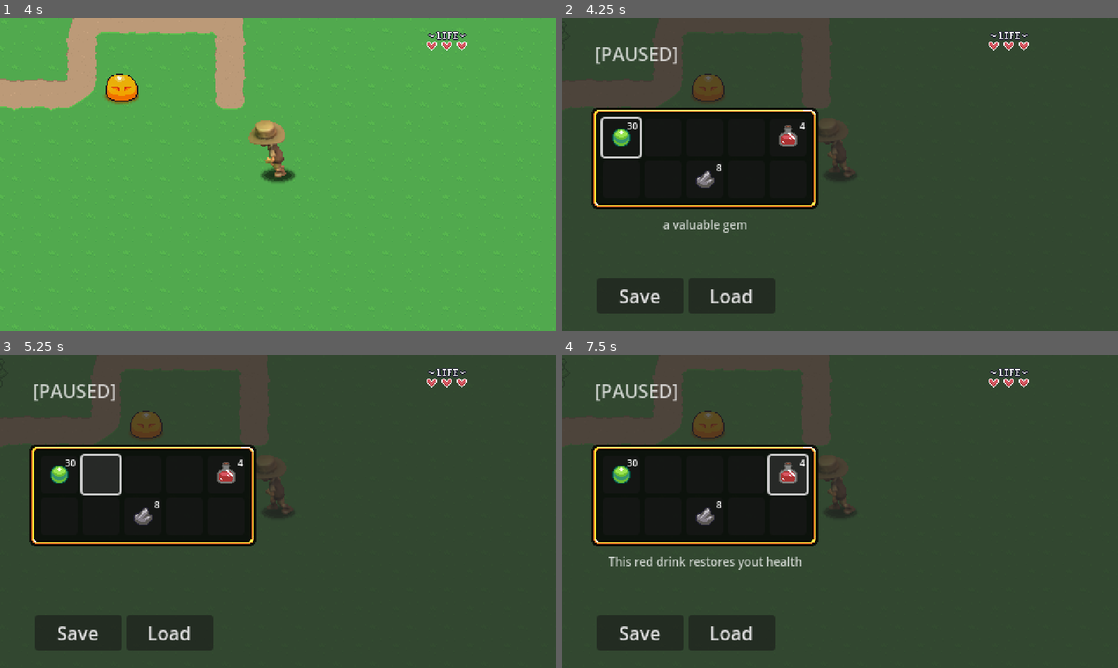
Above: before the commit, frames 1-4 (two rows, left to right).
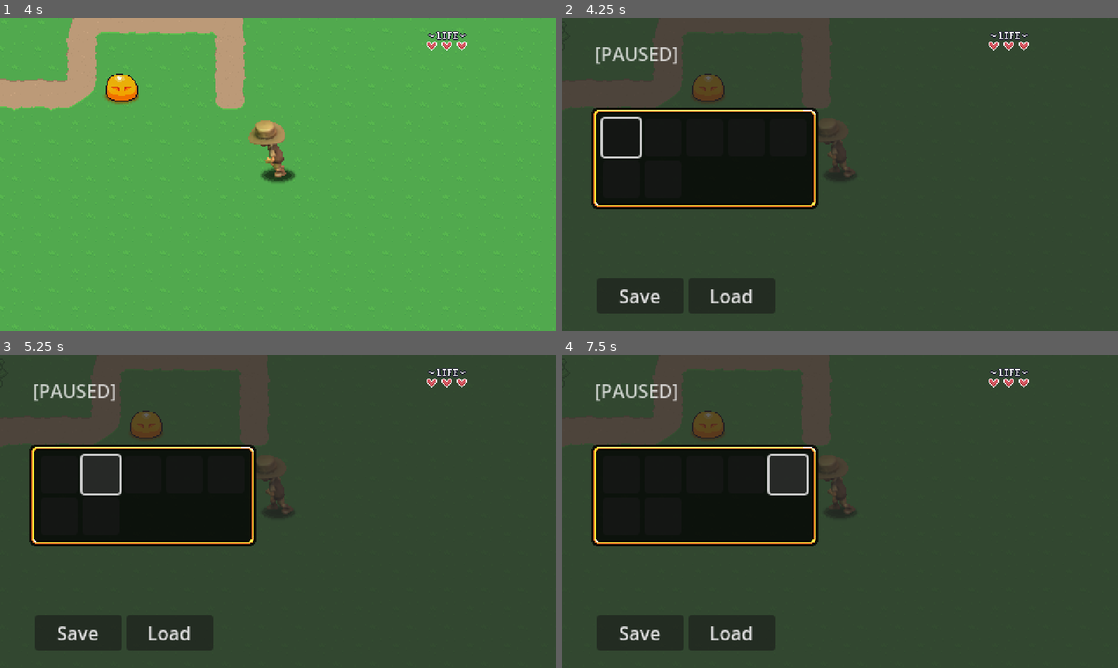
Above: after the commit, the same moments.

Repository: Pascal-Casier/michaelrpggameindy
Game: Godot game, scene res://playground.tscn
The game is run twice, just before and just after one commit, with the same random seed, the same clock (stepped at 60 frames per second) and the same inputs. Sound files missing from this copy of the repository are replaced by a short silence.
Inputs (mouse positions are in pixels of both pictures, inside the frame that each line leads up to):
- Up to frame 1 (4 s): tap Enter at 0.5 s; hold D (right) 0.53-1.28 s; hold Z (attack) 0.53-1.28 s; hold S (down) 1.28-2.03 s; tap Z (attack) at 1.35, 2.85 s; hold D (right) 2.03-2.78 s; hold Z (attack) 2.03-2.78 s; hold W (up) 2.78-3.53 s; hold A (left) from 3.53 s (still down); hold Z (attack) from 3.53 s (still down)
- Up to frame 2 (4.25 s): keep holding A (left); keep holding Z (attack); tap Escape (pause) at 4.15 s
- Up to frame 3 (5.25 s): release A (left) at 4.25 s; release Z (attack) at 4.25 s; click (61, 473) at 4.25 s; click (100, 473) at 5.02 s
- Up to frame 4 (7.5 s): click (706, 473) at 5.77 s; click (745, 473) at 6.52 s; click (789, 473) at 7.27 s

Frame 1 is identical in both runs. In frame 2, 0.7% of the frame differs, in the area x 9-44%, y 33-69%; in frame 3, 0.5%; in frame 4, 1.0%, in the area x 8-44%, y 33-69%.

Commit message:
E17 pickup items + inventory part 2

Diff:
--- a/00_Globals/Global_player_manager.gd
+++ b/00_Globals/Global_player_manager.gd
@@ -1,6 +1,7 @@
 extends Node
 
 const PLAYER = preload("res://Player/player.tscn")
+const INVENTORY_DATA : InventoryData = preload("res://GUI/Pause_menu/Inventory/player_inventory.tres")
 
 var player : Player
 var player_spawned := false
--- a/GUI/Pause_menu/Inventory/Scripts/inventory_data.gd
+++ b/GUI/Pause_menu/Inventory/Scripts/inventory_data.gd
@@ -2,5 +2,41 @@
 
 @export var slots : Array[SlotData]
 
-func add_item() -> void:
+func _init() -> void:
+	connect_slots()
 	pass
+
+
+func add_item(item : ItemData, count : int = 1) -> bool:
+	for s in slots:
+		if s:
+			if s.item_data == item:
+				s.quantity +=count
+				return true
+
+	for i in slots.size():
+		if slots[i] == null:
+			var new = SlotData.new()
+			new.item_data = item
+			new.quantity = count
+			slots[i] = new
+			new.changed.connect(slot_changed)
+			return true
+	print_debug("inventory was full")
+
+	return false
+
+
+func connect_slots() -> void:
+	for s in slots:
+		if s:
+			s.changed.connect(slot_changed)
+
+func slot_changed() -> void:
+	for s in slots:
+		if s:
+			if s.quantity < 1:
+				s.changed.disconnect(slot_changed )
+				var index = slots.find(s)
+				slots[index] = null
+				emit_changed()
--- a/GUI/Pause_menu/Inventory/Scripts/inventory_slot_ui.gd
+++ b/GUI/Pause_menu/Inventory/Scripts/inventory_slot_ui.gd
@@ -11,6 +11,7 @@
 	label.text = ""
 	focus_entered.connect(item_focused)
 	focus_exited.connect(item_unfocused)
+	pressed.connect(item_pressed)
 
 func set_slot_data(value : SlotData) -> void:
 	slot_data = value
@@ -27,3 +28,12 @@
 
 func item_unfocused() -> void:
 	PauseMenu.update_item_description("")
+
+func item_pressed()-> void:
+	if slot_data:
+		if slot_data.item_data:
+			var was_used = slot_data.item_data.use()
+			if was_used == false:
+				return
+			slot_data.quantity -= 1
+			label.text = str(slot_data.quantity)
--- a/GUI/Pause_menu/Inventory/Scripts/inventory_ui.gd
+++ b/GUI/Pause_menu/Inventory/Scripts/inventory_ui.gd
@@ -1,25 +1,39 @@
 class_name InventoryUI extends Control
-
 
 const INVENTORY_SLOT= preload("res://GUI/Pause_menu/Inventory/inventory_slot.tscn")
 
 @export var data : InventoryData
 
+var focus_index := 0
 
 func _ready() -> void:
 	PauseMenu.shown.connect(update_inventory)
 	PauseMenu.hidden.connect(clear_inventory)
 	clear_inventory()
+	data.changed.connect(on_inventory_changed)
 	pass
 
 func clear_inventory() -> void:
 	for c in get_children():
 		c.queue_free()
 
-func update_inventory() -> void:
+func update_inventory(i :int = 0) -> void:
 	for s in data.slots:
 		var new_slot = INVENTORY_SLOT.instantiate()
 		add_child(new_slot)
 		new_slot.slot_data = s
+		new_slot.focus_entered.connect(item_focused)
 
-	get_child(0).grab_focus()
+	await get_tree().process_frame
+	get_child(i).grab_focus()
+
+func item_focused() -> void:
+	for i in get_child_count():
+		if get_child(i).has_focus():
+			focus_index = i
+			return
+
+func on_inventory_changed() -> void:
+	var i = focus_index
+	clear_inventory()
+	update_inventory(i)
--- a/GUI/Pause_menu/Inventory/Scripts/slot_data.gd
+++ b/GUI/Pause_menu/Inventory/Scripts/slot_data.gd
@@ -1,4 +1,9 @@
 class_name SlotData extends Resource
 
 @export var item_data : ItemData
-@export var quantity : int = 0
+@export var quantity : int = 0 : set = _set_quantity
+
+func _set_quantity(value : int) -> void:
+	quantity = value
+	if quantity < 1:
+		emit_changed()
--- a/GUI/Pause_menu/Inventory/player_inventory.tres
+++ b/GUI/Pause_menu/Inventory/player_inventory.tres
@@ -1,30 +1,9 @@
-[gd_resource type="Resource" script_class="InventoryData" load_steps=9 format=3 uid="uid://dqsnsovnmkkk1"]
+[gd_resource type="Resource" script_class="InventoryData" load_steps=3 format=3 uid="uid://dqsnsovnmkkk1"]
 
 [ext_resource type="Script" uid="uid://gsx6ms7nbwfc" path="res://GUI/Pause_menu/Inventory/Scripts/inventory_data.gd" id="1_hkasp"]
 [ext_resource type="Script" uid="uid://br02tj45haxos" path="res://GUI/Pause_menu/Inventory/Scripts/slot_data.gd" id="2_8fnfv"]
-[ext_resource type="Resource" uid="uid://b3wrvqdhoqrex" path="res://Items/gem.tres" id="3_8fnfv"]
-[ext_resource type="Resource" uid="uid://bucaencnhxirk" path="res://Items/potion.tres" id="4_6vbvx"]
-[ext_resource type="Resource" uid="uid://dshvlafdiqnm6" path="res://Items/stone.tres" id="5_5bsby"]
-
-[sub_resource type="Resource" id="Resource_p7mi0"]
-script = ExtResource("2_8fnfv")
-item_data = ExtResource("3_8fnfv")
-quantity = 30
-metadata/_custom_type_script = "uid://br02tj45haxos"
-
-[sub_resource type="Resource" id="Resource_0t6px"]
-script = ExtResource("2_8fnfv")
-item_data = ExtResource("4_6vbvx")
-quantity = 4
-metadata/_custom_type_script = "uid://br02tj45haxos"
-
-[sub_resource type="Resource" id="Resource_ex750"]
-script = ExtResource("2_8fnfv")
-item_data = ExtResource("5_5bsby")
-quantity = 8
-metadata/_custom_type_script = "uid://br02tj45haxos"
 
 [resource]
 script = ExtResource("1_hkasp")
-slots = Array[ExtResource("2_8fnfv")]([SubResource("Resource_p7mi0"), null, null, null, SubResource("Resource_0t6px"), null, null, SubResource("Resource_ex750"), null, null])
+slots = Array[ExtResource("2_8fnfv")]([null, null, null, null, null, null, null])
 metadata/_custom_type_script = "uid://gsx6ms7nbwfc"
--- a/GUI/Pause_menu/pause_menu.gd
+++ b/GUI/Pause_menu/pause_menu.gd
@@ -3,6 +3,7 @@
 signal shown
 signal hidden
 
+@onready var audio_stream_player: AudioStreamPlayer = $Control/AudioStreamPlayer
 @onready var button_save: Button = $Control/HBoxContainer/Button_Save
 @onready var button_load: Button = $Control/HBoxContainer/Button_Load
 @onready var item_description: Label = $Control/ItemDescription
@@ -53,3 +54,7 @@
 
 func update_item_description(new_text : String) -> void:
 	item_description.text = new_text
+
+func play_sound(audio: AudioStream) -> void:
+	audio_stream_player.stream = audio
+	audio_stream_player.play()
--- a/GUI/Pause_menu/pause_menu.tscn
+++ b/GUI/Pause_menu/pause_menu.tscn
@@ -73,7 +73,6 @@
 grow_horizontal = 2
 grow_vertical = 2
 theme_override_font_sizes/font_size = 10
-text = "this potion will restore health dfgdsfsdfdsfd"
 horizontal_alignment = 1
 autowrap_mode = 2
 
@@ -132,3 +131,6 @@
 custom_minimum_size = Vector2(75, 0)
 layout_mode = 2
 text = "Load"
+
+[node name="AudioStreamPlayer" type="AudioStreamPlayer" parent="Control"]
+max_polyphony = 4
--- /dev/null
+++ b/Items/Item_effects/item_effect.gd
@@ -0,0 +1,6 @@
+class_name ItemEffect extends Resource
+
+@export var use_description : String
+
+func use() -> void:
+	pass
--- /dev/null
+++ b/Items/Item_effects/item_effect_heal.gd
@@ -0,0 +1,8 @@
+class_name ItemEffectHeal extends ItemEffect
+
+@export var heal_amount : int = 1
+@export var sound : AudioStream
+
+func use()-> void:
+	PlayerManager.player.update_hp(heal_amount)
+	PauseMenu.play_sound(sound)
--- /dev/null
+++ b/Items/Item_pickup/item_pickup.gd
@@ -0,0 +1,41 @@
+@tool
+class_name ItemPickup extends Node2D
+
+@export var item_data: ItemData : set = _set_item_data
+
+@onready var area_2d: Area2D = $Area2D
+@onready var sprite_2d: Sprite2D = $Sprite2D
+@onready var audio_stream_player_2d: AudioStreamPlayer2D = $AudioStreamPlayer2D
+
+
+func _ready() -> void:
+	_update_texture()
+	if Engine.is_editor_hint():
+		return
+	area_2d.body_entered.connect(_on_body_entered)
+
+func _on_body_entered(b)-> void:
+	if b is Player:
+		if item_data:
+			if PlayerManager.INVENTORY_DATA.add_item(item_data) == true:
+				item_picked_up()
+	pass
+
+func item_picked_up() -> void:
+	area_2d.body_entered.disconnect(_on_body_entered)
+	audio_stream_player_2d.play()
+	hide()
+	await audio_stream_player_2d.finished
+	queue_free()
+	pass
+
+
+
+func _set_item_data(value : ItemData) ->void:
+	item_data = value
+	_update_texture()
+
+func _update_texture()-> void:
+	if item_data and sprite_2d:
+		sprite_2d.texture = item_data.texture
+	pass
--- /dev/null
+++ b/Items/Item_pickup/item_pickup.tscn
@@ -0,0 +1,19 @@
+[gd_scene load_steps=4 format=3 uid="uid://dtohq41yxi87g"]
+
+[ext_resource type="Script" uid="uid://cpr87cpkwevjx" path="res://Items/Item_pickup/item_pickup.gd" id="1_anh5k"]
+[ext_resource type="AudioStream" uid="uid://ewhou7hfdr2i" path="res://Items/Item_pickup/item_pickup.wav" id="2_kctyv"]
+
+[sub_resource type="CircleShape2D" id="CircleShape2D_kctyv"]
+
+[node name="ItemPickup" type="Node2D"]
+script = ExtResource("1_anh5k")
+
+[node name="Area2D" type="Area2D" parent="."]
+
+[node name="CollisionShape2D" type="CollisionShape2D" parent="Area2D"]
+shape = SubResource("CircleShape2D_kctyv")
+
+[node name="Sprite2D" type="Sprite2D" parent="."]
+
+[node name="AudioStreamPlayer2D" type="AudioStreamPlayer2D" parent="."]
+stream = ExtResource("2_kctyv")
--- a/Items/Scripts/item_data.gd
+++ b/Items/Scripts/item_data.gd
@@ -3,3 +3,14 @@
 @export var name := ""
 @export_multiline var description := ""
 @export var texture : Texture2D
+
+@export_category("Item use effect")
+@export var effects : Array[ItemEffect]
+
+func use() -> bool:
+	if effects.size() == 0:
+		return false
+	for e in effects:
+		if e:
+			e.use()
+	return true
--- /dev/null
+++ b/Items/apple.tres
@@ -0,0 +1,26 @@
+[gd_resource type="Resource" script_class="ItemData" load_steps=8 format=3 uid="uid://422qaas2n6nn"]
+
+[ext_resource type="Script" uid="uid://dry1kcde7vhps" path="res://Items/Item_effects/item_effect.gd" id="1_xwhp1"]
+[ext_resource type="Script" uid="uid://bixuxcshwl5vp" path="res://Items/Item_effects/item_effect_heal.gd" id="2_3wksx"]
+[ext_resource type="Script" uid="uid://cewetx3vqsma4" path="res://Items/Scripts/item_data.gd" id="2_ovoyb"]
+[ext_resource type="AudioStream" uid="uid://uu3phpi83m5e" path="res://Items/Item_effects/hp-up.wav" id="3_nj3b8"]
+[ext_resource type="Texture2D" uid="uid://cgtwvam2xfrc6" path="res://Items/Sprites/items.png" id="3_ovoyb"]
+
+[sub_resource type="Resource" id="Resource_xq26w"]
+script = ExtResource("2_3wksx")
+heal_amount = 1
+sound = ExtResource("3_nj3b8")
+use_description = ""
+metadata/_custom_type_script = "uid://bixuxcshwl5vp"
+
+[sub_resource type="AtlasTexture" id="AtlasTexture_fnc8c"]
+atlas = ExtResource("3_ovoyb")
+region = Rect2(192, 0, 32, 32)
+
+[resource]
+script = ExtResource("2_ovoyb")
+name = "Apple"
+description = "a delicious red apple"
+texture = SubResource("AtlasTexture_fnc8c")
+effects = Array[ExtResource("1_xwhp1")]([SubResource("Resource_xq26w")])
+metadata/_custom_type_script = "uid://cewetx3vqsma4"
--- a/Items/potion.tres
+++ b/Items/potion.tres
@@ -1,7 +1,17 @@
-[gd_resource type="Resource" script_class="ItemData" load_steps=4 format=3 uid="uid://bucaencnhxirk"]
+[gd_resource type="Resource" script_class="ItemData" load_steps=8 format=3 uid="uid://bucaencnhxirk"]
 
 [ext_resource type="Script" uid="uid://cewetx3vqsma4" path="res://Items/Scripts/item_data.gd" id="1_hw0jr"]
+[ext_resource type="Script" uid="uid://dry1kcde7vhps" path="res://Items/Item_effects/item_effect.gd" id="1_t8xv6"]
 [ext_resource type="Texture2D" uid="uid://cgtwvam2xfrc6" path="res://Items/Sprites/items.png" id="2_5vqjr"]
+[ext_resource type="Script" uid="uid://bixuxcshwl5vp" path="res://Items/Item_effects/item_effect_heal.gd" id="2_pw2eo"]
+[ext_resource type="AudioStream" uid="uid://uu3phpi83m5e" path="res://Items/Item_effects/hp-up.wav" id="3_yhh2t"]
+
+[sub_resource type="Resource" id="Resource_cvo6j"]
+script = ExtResource("2_pw2eo")
+heal_amount = 2
+sound = ExtResource("3_yhh2t")
+use_description = ""
+metadata/_custom_type_script = "uid://bixuxcshwl5vp"
 
 [sub_resource type="AtlasTexture" id="AtlasTexture_t8xv6"]
 atlas = ExtResource("2_5vqjr")
@@ -12,4 +22,5 @@
 name = "Potion"
 description = "This red drink restores yout health"
 texture = SubResource("AtlasTexture_t8xv6")
+effects = Array[ExtResource("1_t8xv6")]([SubResource("Resource_cvo6j")])
 metadata/_custom_type_script = "uid://cewetx3vqsma4"
--- a/Levels/Area01/01.tscn
+++ b/Levels/Area01/01.tscn
@@ -1,10 +1,15 @@
-[gd_scene load_steps=6 format=3 uid="uid://b3d3cd4t5o28t"]
+[gd_scene load_steps=11 format=3 uid="uid://b3d3cd4t5o28t"]
 
 [ext_resource type="Script" uid="uid://cflv1i2ia3jge" path="res://Levels/Scripts/level.gd" id="1_22ele"]
 [ext_resource type="PackedScene" uid="uid://c6nq37vmyij6p" path="res://TileMaps/grass01.tscn" id="1_vbl6q"]
 [ext_resource type="PackedScene" uid="uid://ben7wxsmq6ih" path="res://Levels/Player_spawn.tscn" id="2_chooo"]
 [ext_resource type="PackedScene" uid="uid://ctfondiw6usng" path="res://Enemies/Slime/slime.tscn" id="4_pwydo"]
 [ext_resource type="PackedScene" uid="uid://c42upklxpt6mk" path="res://Levels/level_transition.tscn" id="5_8itkk"]
+[ext_resource type="PackedScene" uid="uid://dtohq41yxi87g" path="res://Items/Item_pickup/item_pickup.tscn" id="6_xhij5"]
+[ext_resource type="Resource" uid="uid://b3wrvqdhoqrex" path="res://Items/gem.tres" id="7_th3kk"]
+[ext_resource type="Resource" uid="uid://bucaencnhxirk" path="res://Items/potion.tres" id="8_b60gt"]
+[ext_resource type="Resource" uid="uid://dshvlafdiqnm6" path="res://Items/stone.tres" id="9_f2d14"]
+[ext_resource type="Resource" uid="uid://422qaas2n6nn" path="res://Items/apple.tres" id="10_f2d14"]
 
 [node name="01" type="Node2D"]
 script = ExtResource("1_22ele")
@@ -33,3 +38,23 @@
 position = Vector2(544, 160)
 level = "uid://cg6udu48dhm0h"
 side = 1
+
+[node name="ItemPickup" parent="." instance=ExtResource("6_xhij5")]
+position = Vector2(291, 128)
+item_data = ExtResource("7_th3kk")
+
+[node name="ItemPickup2" parent="." instance=ExtResource("6_xhij5")]
+position = Vector2(344, 89)
+item_data = ExtResource("8_b60gt")
+
+[node name="ItemPickup3" parent="." instance=ExtResource("6_xhij5")]
+position = Vector2(230, 88)
+item_data = ExtResource("9_f2d14")
+
+[node name="ItemPickup4" parent="." instance=ExtResource("6_xhij5")]
+position = Vector2(192, 177)
+item_data = ExtResource("10_f2d14")
+
+[node name="ItemPickup5" parent="." instance=ExtResource("6_xhij5")]
+position = Vector2(258, 217)
+item_data = ExtResource("10_f2d14")
Not shown, added: Items/Item_effects/hp-up.wav.import
Not shown, added: Items/Item_effects/item_effect.gd.uid
Not shown, added: Items/Item_effects/item_effect_heal.gd.uid
Not shown, added: Items/Item_pickup/item_pickup.gd.uid
Not shown, added: Items/Item_pickup/item_pickup.wav.import
Not shown, added: Items/Item_effects/hp-up.wav
Not shown, added: Items/Item_pickup/item_pickup.wav
